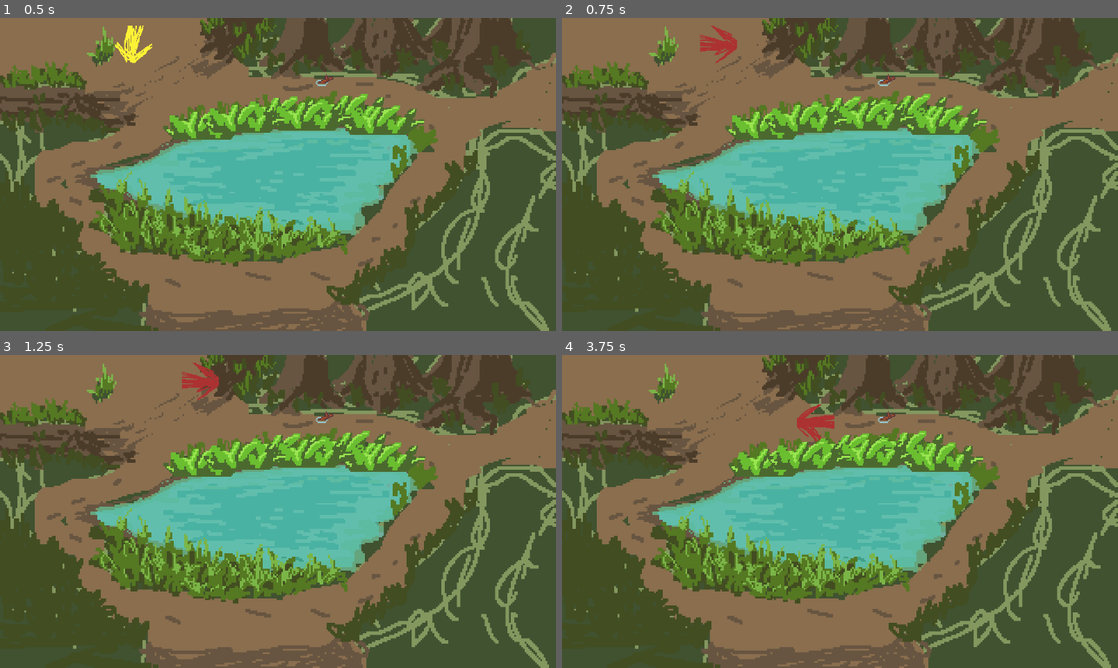
Above: before the commit, frames 1-4 (two rows, left to right).
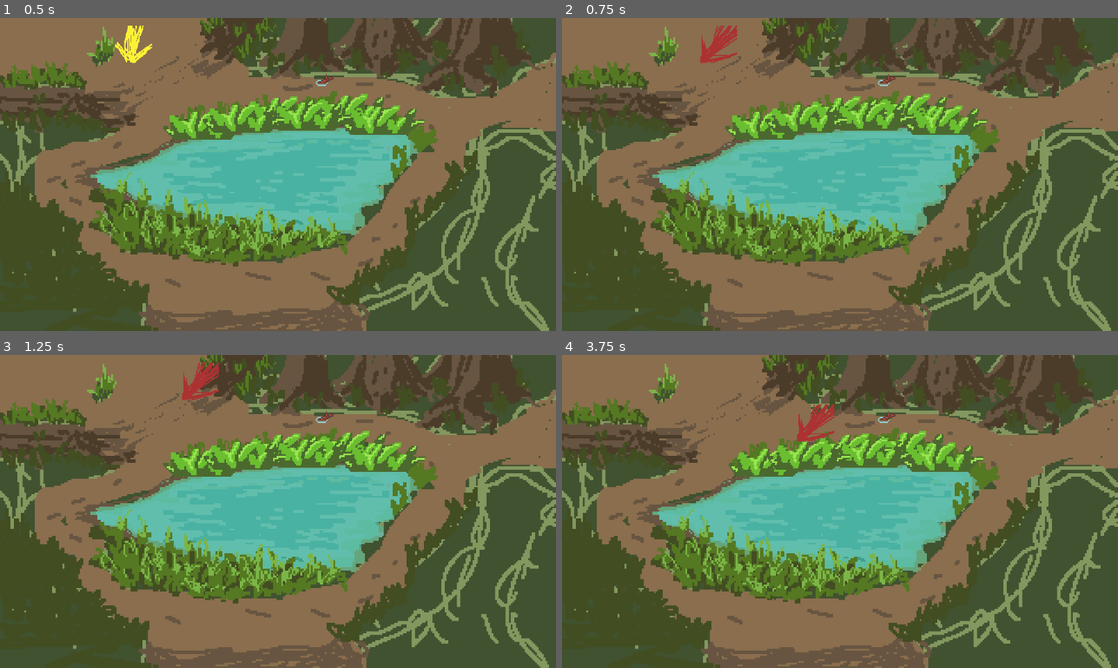
Above: after the commit, the same moments.

Repository: heinrichstr/adventure-game
Game: Godot game, scene res://scenes/main.tscn
The game is run twice, just before and just after one commit, with the same random seed, the same clock (stepped at 60 frames per second) and the same inputs.
Inputs (mouse positions are in pixels of both pictures, inside the frame that each line leads up to):
- Up to frame 1 (0.5 s): no input
- Up to frame 2 (0.75 s): move the mouse to (962, 158) at 0.52 s; hold D (player_right) from 0.53 s (still down); tap E (input) at 0.6 s; click (962, 158) at 0.67 s
- Up to frame 3 (1.25 s): keep holding D (player_right)
- Up to frame 4 (3.75 s): move the mouse to (728, 527) at 1.27 s; release D (player_right) at 1.28 s; hold S (player_down) 1.28-2.03 s; click (728, 527) at 1.35 s; tap E (input) at 1.55, 2.1, 2.85 s; move the mouse to (895, 442) at 2.02 s; hold D (player_right) 2.03-2.78 s; move the mouse to (812, 574) at 2.77 s; hold W (player_up) 2.78-3.53 s; click (812, 574) at 2.92 s; move the mouse to (1006, 558) at 3.52 s; press the mouse at (1006, 558) at 3.53 s; hold A (player_left) from 3.53 s (still down)

Frame 1 is identical in both runs. In frame 2, 0.4% of the frame differs, in the area x 24-32%, y 2-15%; in frame 3, 0.4%, in the area x 32-40%, y 2-15%; in frame 4, 0.4%.

Commit message:
remove joystick movement due to deadzone issues

Diff:
--- a/project.godot
+++ b/project.godot
@@ -34,41 +34,53 @@
 ]
 }
 player_up={
-"deadzone": 0.5,
+"deadzone": 0.2,
 "events": [Object(InputEventKey,"resource_local_to_scene":false,"resource_name":"","device":0,"window_id":0,"alt_pressed":false,"shift_pressed":false,"ctrl_pressed":false,"meta_pressed":false,"pressed":false,"keycode":0,"physical_keycode":87,"key_label":0,"unicode":0,"echo":false,"script":null)
 , Object(InputEventKey,"resource_local_to_scene":false,"resource_name":"","device":0,"window_id":0,"alt_pressed":false,"shift_pressed":false,"ctrl_pressed":false,"meta_pressed":false,"pressed":false,"keycode":0,"physical_keycode":4194320,"key_label":0,"unicode":0,"echo":false,"script":null)
-, Object(InputEventJoypadButton,"resource_local_to_scene":false,"resource_name":"","device":-1,"button_index":11,"pressure":0.0,"pressed":false,"script":null)
-, Object(InputEventJoypadMotion,"resource_local_to_scene":false,"resource_name":"","device":-1,"axis":1,"axis_value":-1.0,"script":null)
 ]
 }
 player_down={
-"deadzone": 0.5,
+"deadzone": 0.2,
 "events": [Object(InputEventKey,"resource_local_to_scene":false,"resource_name":"","device":0,"window_id":0,"alt_pressed":false,"shift_pressed":false,"ctrl_pressed":false,"meta_pressed":false,"pressed":false,"keycode":0,"physical_keycode":83,"key_label":0,"unicode":0,"echo":false,"script":null)
 , Object(InputEventKey,"resource_local_to_scene":false,"resource_name":"","device":0,"window_id":0,"alt_pressed":false,"shift_pressed":false,"ctrl_pressed":false,"meta_pressed":false,"pressed":false,"keycode":0,"physical_keycode":4194322,"key_label":0,"unicode":0,"echo":false,"script":null)
-, Object(InputEventJoypadButton,"resource_local_to_scene":false,"resource_name":"","device":-1,"button_index":12,"pressure":0.0,"pressed":false,"script":null)
-, Object(InputEventJoypadMotion,"resource_local_to_scene":false,"resource_name":"","device":-1,"axis":1,"axis_value":1.0,"script":null)
 ]
 }
 player_left={
-"deadzone": 0.5,
+"deadzone": 0.2,
 "events": [Object(InputEventKey,"resource_local_to_scene":false,"resource_name":"","device":0,"window_id":0,"alt_pressed":false,"shift_pressed":false,"ctrl_pressed":false,"meta_pressed":false,"pressed":false,"keycode":0,"physical_keycode":65,"key_label":0,"unicode":0,"echo":false,"script":null)
 , Object(InputEventKey,"resource_local_to_scene":false,"resource_name":"","device":-1,"window_id":0,"alt_pressed":false,"shift_pressed":false,"ctrl_pressed":false,"meta_pressed":false,"pressed":false,"keycode":0,"physical_keycode":4194319,"key_label":0,"unicode":0,"echo":false,"script":null)
-, Object(InputEventJoypadButton,"resource_local_to_scene":false,"resource_name":"","device":-1,"button_index":13,"pressure":0.0,"pressed":true,"script":null)
-, Object(InputEventJoypadMotion,"resource_local_to_scene":false,"resource_name":"","device":-1,"axis":0,"axis_value":-1.0,"script":null)
 ]
 }
 player_right={
-"deadzone": 0.5,
+"deadzone": 0.2,
 "events": [Object(InputEventKey,"resource_local_to_scene":false,"resource_name":"","device":-1,"window_id":0,"alt_pressed":false,"shift_pressed":false,"ctrl_pressed":false,"meta_pressed":false,"pressed":false,"keycode":0,"physical_keycode":68,"key_label":0,"unicode":100,"echo":false,"script":null)
 , Object(InputEventKey,"resource_local_to_scene":false,"resource_name":"","device":-1,"window_id":0,"alt_pressed":false,"shift_pressed":false,"ctrl_pressed":false,"meta_pressed":false,"pressed":false,"keycode":0,"physical_keycode":4194321,"key_label":0,"unicode":0,"echo":false,"script":null)
-, Object(InputEventJoypadButton,"resource_local_to_scene":false,"resource_name":"","device":-1,"button_index":14,"pressure":0.0,"pressed":true,"script":null)
-, Object(InputEventJoypadMotion,"resource_local_to_scene":false,"resource_name":"","device":-1,"axis":0,"axis_value":1.0,"script":null)
 ]
 }
 input={
-"deadzone": 0.5,
+"deadzone": 0.2,
 "events": [Object(InputEventKey,"resource_local_to_scene":false,"resource_name":"","device":-1,"window_id":0,"alt_pressed":false,"shift_pressed":false,"ctrl_pressed":false,"meta_pressed":false,"pressed":false,"keycode":0,"physical_keycode":69,"key_label":0,"unicode":101,"echo":false,"script":null)
 , Object(InputEventJoypadButton,"resource_local_to_scene":false,"resource_name":"","device":-1,"button_index":2,"pressure":0.0,"pressed":true,"script":null)
+]
+}
+gamepad_up={
+"deadzone": 0.6,
+"events": [Object(InputEventJoypadButton,"resource_local_to_scene":false,"resource_name":"","device":-1,"button_index":11,"pressure":0.0,"pressed":true,"script":null)
+]
+}
+gamepad_down={
+"deadzone": 0.6,
+"events": [Object(InputEventJoypadButton,"resource_local_to_scene":false,"resource_name":"","device":-1,"button_index":12,"pressure":0.0,"pressed":true,"script":null)
+]
+}
+gamepad_left={
+"deadzone": 0.6,
+"events": [Object(InputEventJoypadButton,"resource_local_to_scene":false,"resource_name":"","device":-1,"button_index":13,"pressure":0.0,"pressed":true,"script":null)
+]
+}
+gamepad_right={
+"deadzone": 0.6,
+"events": [Object(InputEventJoypadButton,"resource_local_to_scene":false,"resource_name":"","device":-1,"button_index":14,"pressure":0.0,"pressed":true,"script":null)
 ]
 }
 
--- a/scenes/References.gd
+++ b/scenes/References.gd
@@ -5,6 +5,7 @@
 var space
 var dialog
 var forageOverlay
+@onready var State = $State
 
 var hand_cursor = preload("res://assets/sprites/ui/glove-cursor.png")
 var default_cursor = preload("res://assets/sprites/ui/pointer-cursor.png")
--- a/scenes/State.gd
+++ b/scenes/State.gd
@@ -5,3 +5,5 @@
 		"contents": []
 	}
 }
+
+var keyboard = true
--- a/scenes/player/Player.gd
+++ b/scenes/player/Player.gd
@@ -9,10 +9,16 @@
 	$AnimationTree.get("parameters/playback").travel("idle-loop")
 
 
-func get_input():
-	input_vector.x = Input.get_action_strength("player_right") - Input.get_action_strength("player_left")
-	input_vector.y = Input.get_action_strength("player_down") - Input.get_action_strength("player_up")
-	input_vector = input_vector.normalized()
+func get_input(keyboardUsed):
+	var input_vector_temp
+	if keyboardUsed:
+		input_vector_temp = Input.get_vector("player_left","player_right","player_up","player_down")
+	else:
+		input_vector_temp = Input.get_vector("gamepad_left","gamepad_right","gamepad_up","gamepad_down")
+
+	input_vector_temp = input_vector_temp.normalized()
+	print("vector; ", input_vector_temp)
+	return input_vector_temp
 
 
 func update_anim_params(move_vector:Vector2):
@@ -36,10 +42,15 @@
 	$"AnimationTree".advance(delta) #makes the animations play better? Currently an engine issue (4.0 rc2)
 
 	if Actions.playerInput: #if actions are allowed
-		get_input() #Update movement vector
+		if Input.is_action_pressed("gamepad_up") || Input.is_action_pressed("gamepad_down") || Input.is_action_pressed("gamepad_left") || Input.is_action_pressed("gamepad_right"):
+			References.State.keyboard = false
+		elif Input.is_action_pressed("player_up") || Input.is_action_pressed("player_down") || Input.is_action_pressed("player_left") || Input.is_action_pressed("player_right"):
+			References.State.keyboard = true
+
+		var input = get_input(References.State.keyboard) #Update movement vector
 
 		#set anim state based on movement vector
-		if input_vector == Vector2.ZERO:
+		if input == Vector2.ZERO:
 			$AnimationTree.get("parameters/playback").travel("idle-loop")
 		else:
 			$AnimationTree.get("parameters/playback").travel("Movement")
@@ -47,14 +58,14 @@
 			animate_overlapping_grass()
 
 		#Move the player with animation
-		update_anim_params(input_vector)
-		velocity = input_vector * speed
+		update_anim_params(input)
+		velocity = input * speed
 		move_and_slide()
 
 		#Hide cursor when moving (May remove in future)
-		if Input.is_action_pressed("player_left") || Input.is_action_pressed("player_right") || Input.is_action_pressed("player_up") || Input.is_action_pressed("player_down"):
+		if References.State.keyboard == false:
 			Input.set_mouse_mode(Input.MOUSE_MODE_HIDDEN)
-		else:
+		elif References.State.keyboard == true:
 			Input.set_mouse_mode(Input.MOUSE_MODE_VISIBLE)
 
-		past_vector = input_vector
+		past_vector = input
